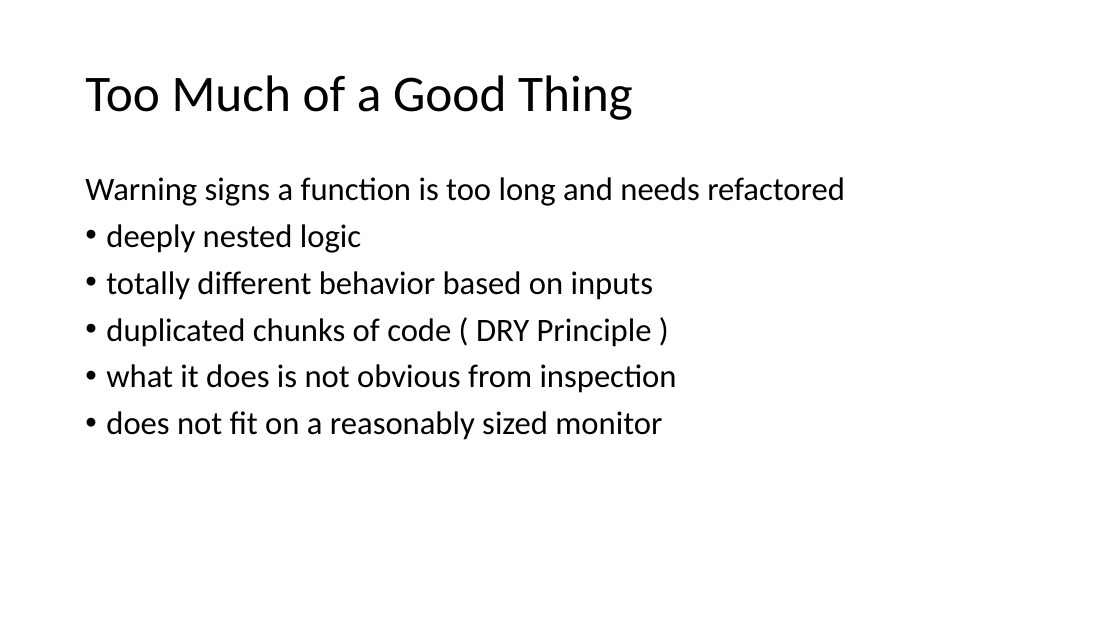
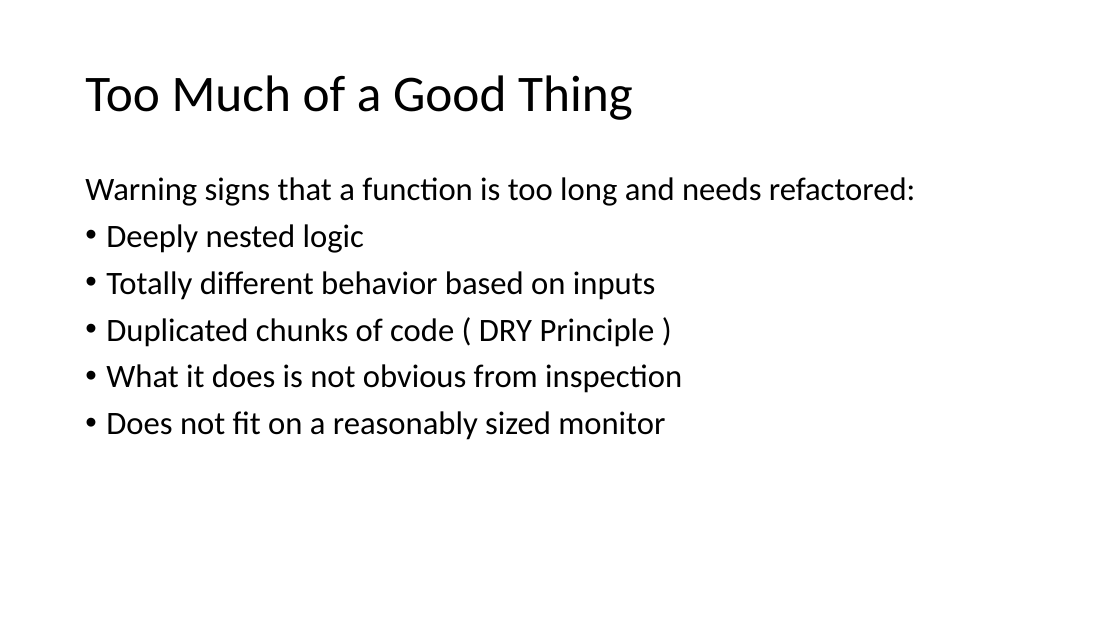
Before and after one commit to NCEAS/oss-2014, a slide deck: slide 16 of day-09/IntroductionToSoftwareClass.pptx. Drawn at 1120x630 pixels with LibreOffice and Linux fonts; fonts in the diff are those of the drawing. Boxes give left, top, right and bottom in pixels: in the first picture for what was removed or moved away, otherwise in the second. Text is boxed around its words. In the diff, an @@ line names an element or a change of style, - is before the commit and + after.

```diff
--- a/day-09/IntroductionToSoftwareClass.pptx
+++ b/day-09/IntroductionToSoftwareClass.pptx
@@ text at [85, 177, 915, 440]: text changed @@
-Warning signs a function is too long and needs refactored
-• deeply nested logic
-• totally different behavior based on inputs
-• duplicated chunks of code ( DRY Principle )
-• what it does is not obvious from inspection
-• does not fit on a reasonably sized monitor
+Warning signs that a function is too long and needs refactored:
+• Deeply nested logic
+• Totally different behavior based on inputs
+• Duplicated chunks of code ( DRY Principle )
+• What it does is not obvious from inspection
+• Does not fit on a reasonably sized monitor
```
Also in this commit, not shown: 8 other slides changed, 1 other file.
